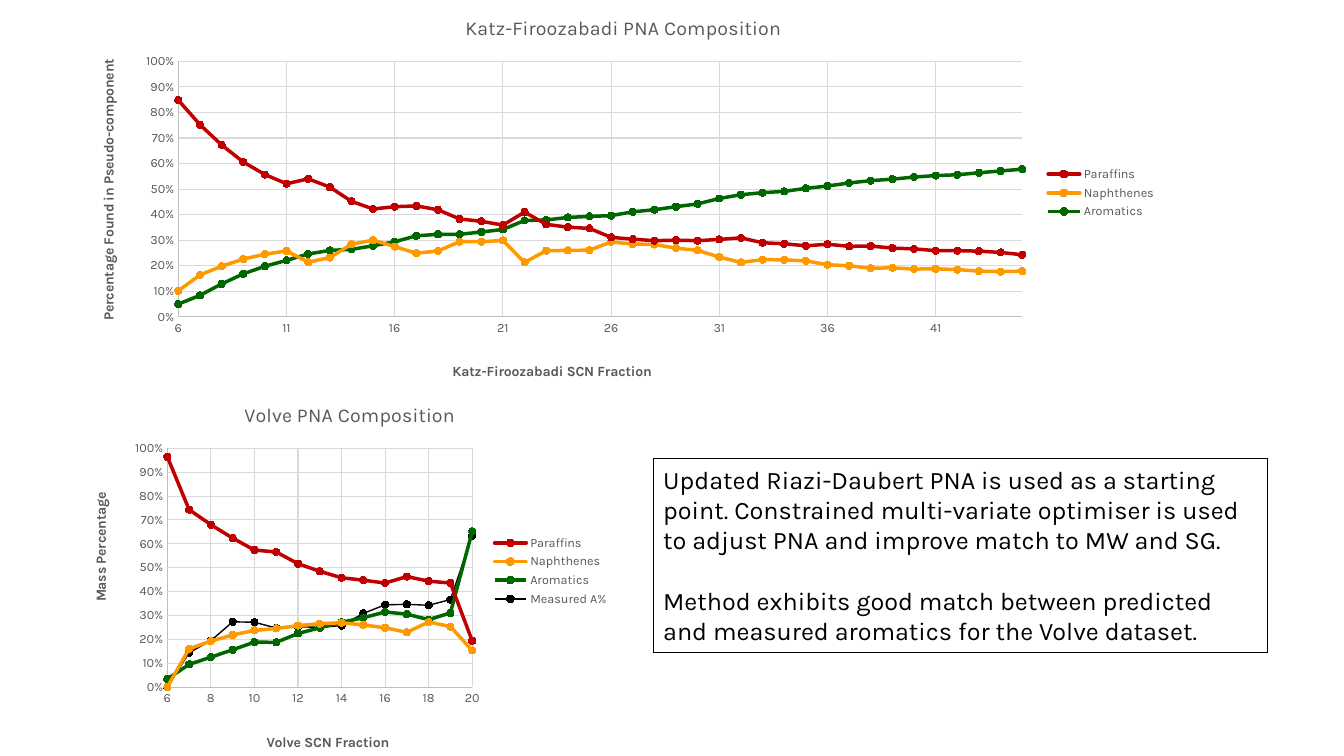
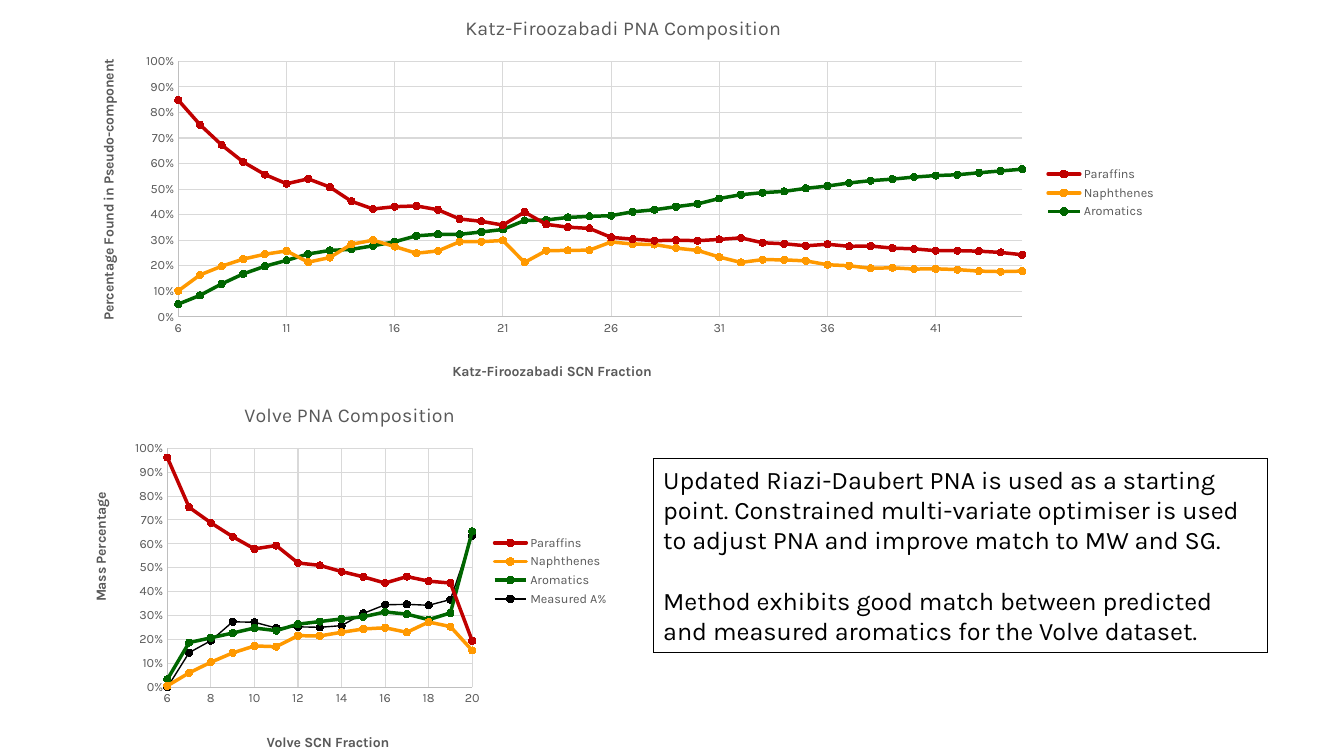
Before and after one commit to pkirkham/pkirkham.github.io, a slide deck: slide 8 of images/Analysis/c7plus-characterisation/c7plus-characterisation-images.pptx. Drawn at 1344x756 pixels with LibreOffice and Linux fonts; fonts in the diff are those of the drawing. Boxes give left, top, right and bottom in pixels: in the first picture for what was removed or moved away, otherwise in the second. Text is boxed around its words. In the diff, an @@ line names an element or a change of style, - is before the commit and + after.

```diff
--- a/images/Analysis/c7plus-characterisation/c7plus-characterisation-images.pptx
+++ b/images/Analysis/c7plus-characterisation/c7plus-characterisation-images.pptx
@@ scatter lines chart at [81,386,619,756] @@
-Paraffins: (6, 0.96), (7, 0.74), (8, 0.68), (9, 0.62), (10, 0.57), (11, 0.57), (12, 0.52), (13, 0.48), (14, 0.46), (15, 0.45), (16, 0.44), (17, 0.46), (18, 0.44), (19, 0.44), (20, 0.19)
+Paraffins: (6, 0.96), (7, 0.75), (8, 0.69), (9, 0.63), (10, 0.58), (11, 0.59), (12, 0.52), (13, 0.51), (14, 0.48), (15, 0.46), (16, 0.44), (17, 0.46), (18, 0.44), (19, 0.44), (20, 0.19)
-Naphthenes: (6, 0), (7, 0.16), (8, 0.19), (9, 0.22), (10, 0.24), (11, 0.25), (12, 0.26), (13, 0.27), (14, 0.27), (15, 0.26), (16, 0.25), (17, 0.23), (18, 0.27), (19, 0.25), (20, 0.15)
+Naphthenes: (6, 0.01), (7, 0.06), (8, 0.1), (9, 0.14), (10, 0.17), (11, 0.17), (12, 0.22), (13, 0.21), (14, 0.23), (15, 0.24), (16, 0.25), (17, 0.23), (18, 0.27), (19, 0.25), (20, 0.15)
-Aromatics: (6, 0.03), (7, 0.1), (8, 0.13), (9, 0.16), (10, 0.19), (11, 0.19), (12, 0.23), (13, 0.25), (14, 0.27), (15, 0.29), (16, 0.32), (17, 0.31), (18, 0.28), (19, 0.31), (20, 0.65)
+Aromatics: (6, 0.03), (7, 0.19), (8, 0.21), (9, 0.23), (10, 0.25), (11, 0.24), (12, 0.26), (13, 0.28), (14, 0.29), (15, 0.29), (16, 0.32), (17, 0.31), (18, 0.28), (19, 0.31), (20, 0.65)
```
Also in this commit, not shown: 2 slides added, 7 other files.
